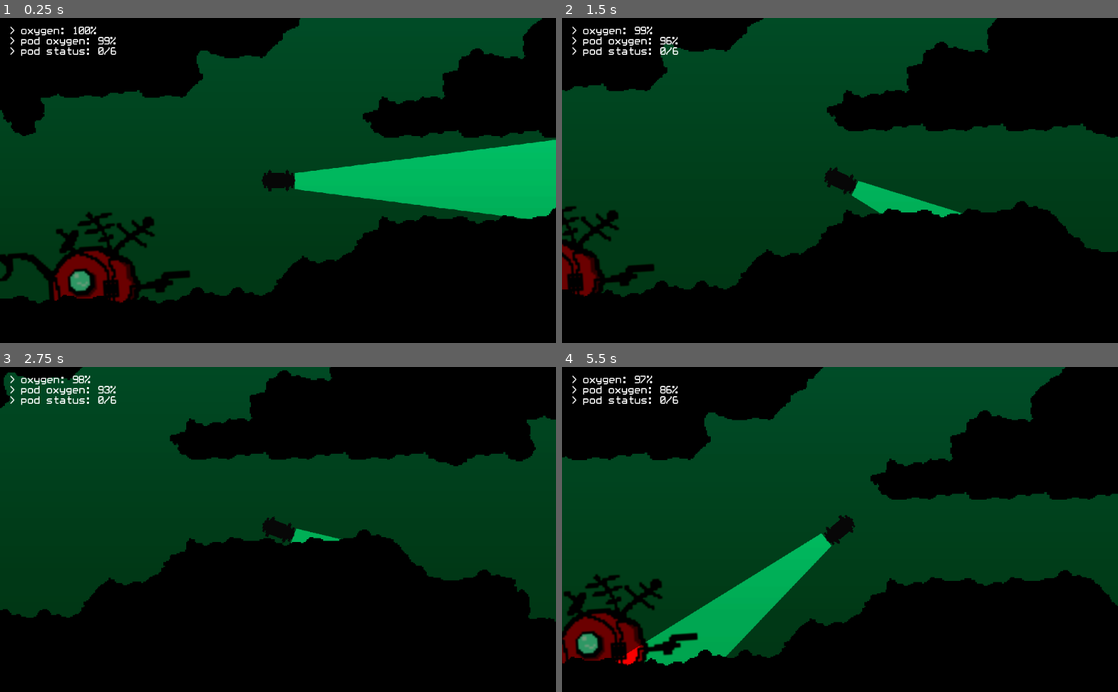
Above: before the commit, frames 1-4 (two rows, left to right).
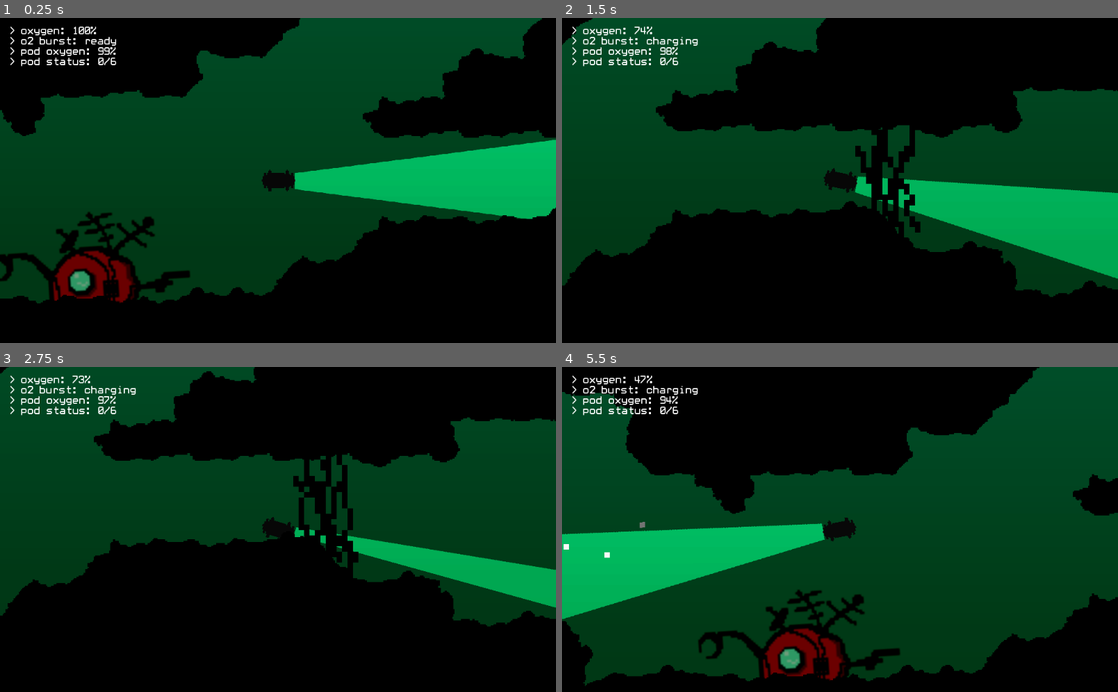
Above: after the commit, the same moments.

Repository: Jayshua/keep_it_alive
Game: Godot game, scene res://Main.tscn
The game is run twice, just before and just after one commit, with the same random seed, the same clock (stepped at 60 frames per second) and the same inputs.
Inputs:
- Up to frame 1 (0.25 s): no input
- Up to frame 2 (1.5 s): tap Enter (ui_accept) at 0.5, 0.77 s; hold D (move_right) 0.53-1.28 s; hold Space (fire, bound only after the commit) 0.53-1.28 s; hold S (move_down) from 1.28 s (still down); tap Space (fire, bound only after the commit) at 1.35 s
- Up to frame 3 (2.75 s): tap Enter (ui_accept) at 1.52 s; release S (move_down) at 2.03 s; hold D (move_right) from 2.03 s (still down); hold Space (fire, bound only after the commit) from 2.03 s (still down)
- Up to frame 4 (5.5 s): release D (move_right) at 2.78 s; release Space (fire, bound only after the commit) at 2.78 s; hold W (move_up) 2.78-3.53 s; tap Space (fire, bound only after the commit) at 2.85, 4.35 s; tap Enter (ui_accept) at 3.02, 3.77, 4.52 s; hold Space (fire, bound only after the commit) 3.53-4.28 s; hold A (move_left) 3.53-5.03 s; hold S (move_down) from 5.03 s (still down); hold Space (fire, bound only after the commit) from 5.03 s (still down)

The runs differ from the first frame. In frame 1, 0.5% of the frame differs, in the area x 1-21%, y 5-15%; in frame 2, 37%; in frame 3, 17%; in frame 4, 55%, in the area x 0-100%, y 0-99%.

Commit message:
More Work

Diff:
--- a/Main.tscn
+++ b/Main.tscn
@@ -8,6 +8,20 @@
 [ext_resource path="res://Main.gd" type="Script" id=10]
 [ext_resource path="res://OxygenCLI.gd" type="Script" id=11]
 [ext_resource path="res://fonts/whitrabt.ttf" type="DynamicFontData" id=12]
+
+[sub_resource type="Environment" id=9]
+background_mode = 4
+glow_enabled = true
+glow_intensity = 0.0
+glow_strength = 0.0
+glow_bloom = 0.34
+glow_blend_mode = 1
+glow_hdr_threshold = 0.17
+adjustment_enabled = true
+
+[sub_resource type="DynamicFont" id=10]
+size = 20
+font_data = ExtResource( 12 )
 
 [sub_resource type="AtlasTexture" id=1]
 atlas = ExtResource( 2 )
@@ -45,29 +59,11 @@
 "speed": 4.0
 } ]
 
-[sub_resource type="Environment" id=9]
-background_mode = 4
-glow_enabled = true
-glow_intensity = 0.0
-glow_strength = 0.0
-glow_bloom = 0.34
-glow_blend_mode = 1
-glow_hdr_threshold = 0.17
-adjustment_enabled = true
-
-[sub_resource type="DynamicFont" id=10]
-size = 20
-font_data = ExtResource( 12 )
+[sub_resource type="RectangleShape2D" id=11]
+extents = Vector2( 5.60156, 13.7058 )
 
 [node name="Node2D" type="Node2D"]
 script = ExtResource( 10 )
-
-[node name="AnimatedSprite" type="AnimatedSprite" parent="."]
-position = Vector2( 448, 272 )
-frames = SubResource( 8 )
-animation = "idle"
-frame = 5
-playing = true
 
 [node name="Player" parent="." instance=ExtResource( 3 )]
 position = Vector2( 557.685, 279.176 )
@@ -96,3 +92,29 @@
 __meta__ = {
 "_edit_use_anchors_": false
 }
+
+[node name="Node2D" type="Node2D" parent="." groups=[
+"Blocker",
+]]
+position = Vector2( 624, 272 )
+
+[node name="AnimatedSprite" type="AnimatedSprite" parent="Node2D"]
+position = Vector2( -8, 2 )
+frames = SubResource( 8 )
+animation = "idle"
+frame = 3
+playing = true
+
+[node name="AnimatedSprite2" type="AnimatedSprite" parent="Node2D"]
+position = Vector2( -8, 18 )
+rotation = -3.14159
+frames = SubResource( 8 )
+animation = "idle"
+frame = 2
+playing = true
+
+[node name="StaticBody2D" type="StaticBody2D" parent="Node2D"]
+
+[node name="CollisionShape2D" type="CollisionShape2D" parent="Node2D/StaticBody2D"]
+position = Vector2( -7.82013, 8.79688 )
+shape = SubResource( 11 )
--- a/OxygenCLI.gd
+++ b/OxygenCLI.gd
@@ -13,9 +13,17 @@
 	var ship_oxygen = ship.oxygen
 	self.text = "> oxygen: " + _percentage(player_oxygen)
 
+	if player.player_oxygen <= 30:
+		self.text += "\n> o2 burst: not enough oxygen"
+	elif player.burst_cooldown > 1:
+		self.text += "\n> o2 burst: charging"
+	else:
+		self.text += "\n> o2 burst: ready"
+
 	if connected:
 		self.text += "\n> pod oxygen: " + _percentage((ship_oxygen / 50) * 100)
 		self.text += "\n> pod status: " + String(ship.item_count) + "/" + String(ship.MISSING_ITEMS)
+
 	else:
 		self.text += "\n> pod: connection lost"
 
@@ -25,5 +33,17 @@
 	if player.has_item:
 		self.text += "\n> cargo: pod fragment"
 
+
+	if connected:
+		if ship.oxygen < 20 and ship.oxygen > 5:
+			self.text += "\n\nWARNING: pod oxygen low"
+		elif ship.oxygen <= 5:
+			self.text += "\n\nWARNING: pod oxygen critical"
+
+	if player.player_oxygen < 20 and player.player_oxygen > 5:
+		self.text += "\n\nWARNING: ship oxygen low"
+	elif player.player_oxygen <= 5:
+		self.text += "\n\nWARNING: ship oxygen critical"
+
 func _percentage(value):
 	return String(int(value)) + "%"
--- a/Player.gd
+++ b/Player.gd
@@ -4,13 +4,16 @@
 const ACCELERATION = 1
 const MAX_MOVEMENT_SPEED = 40
 const MAX_CURRENT_SPEED = 1000
+const MAX_BURST_SPEED = 1000
 const OXYGEN_USAGE = 0.01
 const MAX_OXYGEN = 100
 const TRANSFER_RATE = 0.15
+const BURST_ACCELERATION = 100
 
 var velocity = Vector2(0, 0)
 var player_oxygen = 100
 var has_item = false
+var burst_cooldown = 0
 
 
 func _physics_process(delta):
@@ -32,6 +35,18 @@
 		moving = true
 		velocity += Vector2.RIGHT * ACCELERATION
 
+	if Input.is_action_pressed("fire"):
+		if player_oxygen > 40 and burst_cooldown < 1:
+			player_oxygen -= 25
+			burst_cooldown = 5
+			$Explosion.frame = 0
+			velocity += velocity.normalized() * BURST_ACCELERATION
+			for blocker in get_tree().get_nodes_in_group("Blocker"):
+				if blocker.position.distance_squared_to(self.position) < 400:
+					blocker.queue_free()
+
+	burst_cooldown -= 1 * delta
+
 	var in_current = false
 	for current in $DetectionArea.get_overlapping_areas():
 		if (current as Area2D).get_collision_layer_bit(2):
@@ -51,7 +66,15 @@
 			current.get_parent().queue_free()
 			has_item = true
 
-	if velocity.length() > (MAX_CURRENT_SPEED if in_current else MAX_MOVEMENT_SPEED):
+	var max_speed
+	if in_current:
+		max_speed = MAX_CURRENT_SPEED
+	elif burst_cooldown > 3:
+		max_speed = MAX_BURST_SPEED
+	else:
+		max_speed = MAX_MOVEMENT_SPEED
+
+	if velocity.length() > max_speed:
 		velocity *= 0.85
 
 	velocity *= FRICTION
--- a/Player.tscn
+++ b/Player.tscn
@@ -1,8 +1,9 @@
-[gd_scene load_steps=6 format=2]
+[gd_scene load_steps=16 format=2]
 
 [ext_resource path="res://sprites/sub.png" type="Texture" id=1]
 [ext_resource path="res://Player.gd" type="Script" id=2]
 [ext_resource path="res://Light.png" type="Texture" id=3]
+[ext_resource path="res://sprites/explosion.png" type="Texture" id=4]
 
 [sub_resource type="OccluderPolygon2D" id=1]
 polygon = PoolVector2Array( -6.733, -9.87256, -5.18635, -11.2373, -7.75306, -12.7308, -0.897612, -14.2162, 6.03409, -12 …(306 unchanged characters)…
@@ -10,6 +11,46 @@
 [sub_resource type="CapsuleShape2D" id=2]
 radius = 8.40188
 height = 16.6122
+
+[sub_resource type="AtlasTexture" id=3]
+atlas = ExtResource( 4 )
+region = Rect2( 0, 0, 32, 32 )
+
+[sub_resource type="AtlasTexture" id=4]
+atlas = ExtResource( 4 )
+region = Rect2( 32, 0, 32, 32 )
+
+[sub_resource type="AtlasTexture" id=5]
+atlas = ExtResource( 4 )
+region = Rect2( 64, 0, 32, 32 )
+
+[sub_resource type="AtlasTexture" id=6]
+atlas = ExtResource( 4 )
+region = Rect2( 96, 0, 32, 32 )
+
+[sub_resource type="AtlasTexture" id=7]
+atlas = ExtResource( 4 )
+region = Rect2( 128, 0, 32, 32 )
+
+[sub_resource type="AtlasTexture" id=8]
+atlas = ExtResource( 4 )
+region = Rect2( 160, 0, 32, 32 )
+
+[sub_resource type="AtlasTexture" id=9]
+atlas = ExtResource( 4 )
+region = Rect2( 192, 0, 32, 32 )
+
+[sub_resource type="AtlasTexture" id=10]
+atlas = ExtResource( 4 )
+region = Rect2( 224, 0, 32, 32 )
+
+[sub_resource type="SpriteFrames" id=11]
+animations = [ {
+"frames": [ SubResource( 3 ), SubResource( 4 ), SubResource( 5 ), SubResource( 6 ), SubResource( 7 ), SubResource( 8 ), SubResource( 9 ), SubResource( 10 ) ],
+"loop": false,
+"name": "default",
+"speed": 5.0
+} ]
 
 [node name="Player" type="KinematicBody2D"]
 collision_layer = 17
@@ -48,3 +89,12 @@
 [node name="DetectionShape" type="CollisionShape2D" parent="DetectionArea"]
 rotation = 1.5708
 shape = SubResource( 2 )
+
+[node name="Explosion" type="AnimatedSprite" parent="."]
+position = Vector2( -0.284544, 0.302139 )
+rotation = -0.811296
+scale = Vector2( 4.8883, 5.04921 )
+frames = SubResource( 11 )
+frame = 7
+speed_scale = 5.0
+playing = true
--- a/Ship.gd
+++ b/Ship.gd
@@ -1,7 +1,7 @@
 extends Node2D
 
 const MAX_OXYGEN = 50
-const LEAK_RATE = 1.2
+const LEAK_RATE = 0.5
 const MISSING_ITEMS = 6
 
 signal player_connection_change(is_connected)
--- a/project.godot
+++ b/project.godot
@@ -45,6 +45,11 @@
 "events": [ Object(InputEventKey,"resource_local_to_scene":false,"resource_name":"","device":0,"alt":false,"shift":false,"control":false,"meta":false,"command":false,"pressed":false,"scancode":68,"unicode":0,"echo":false,"script":null)
  ]
 }
+fire={
+"deadzone": 0.5,
+"events": [ Object(InputEventKey,"resource_local_to_scene":false,"resource_name":"","device":0,"alt":false,"shift":false,"control":false,"meta":false,"command":false,"pressed":false,"scancode":32,"unicode":0,"echo":false,"script":null)
+ ]
+}
 
 [layer_names]
 
Not shown: 1 places in Main.tscn that only renumber resources
Not shown: 3 places in Ship.tscn that only renumber resources
Binary file added: sprites/explosion.png
